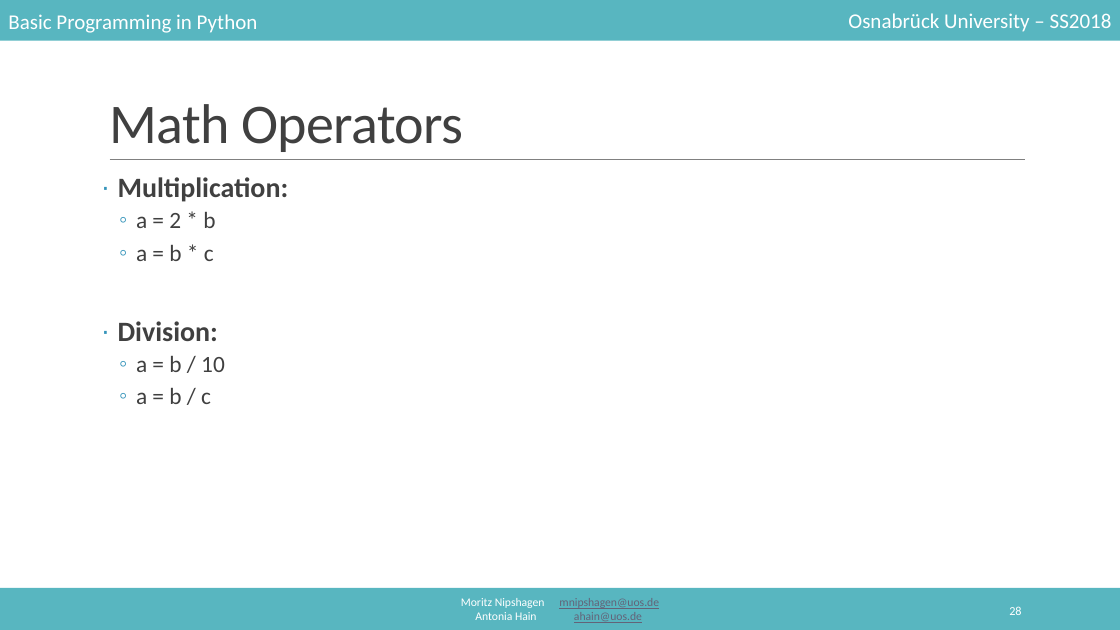
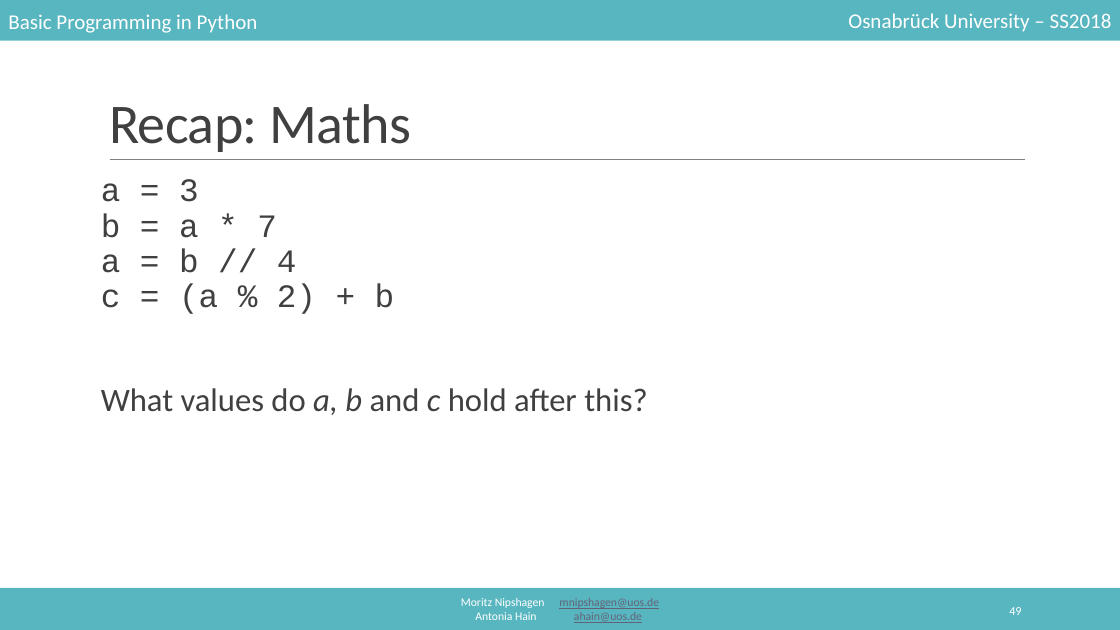
Before and after one commit to mnipshagen/monty, a slide deck: slide 49 of 2018/02/Syntax_and_variables.pptx (slide 28 before the commit). Drawn at 1120x630 pixels with LibreOffice and Linux fonts; fonts in the diff are those of the drawing. Boxes give left, top, right and bottom in pixels: in the first picture for what was removed or moved away, otherwise in the second. Text is boxed around its words. In the diff, an @@ line names an element or a change of style, - is before the commit and + after.

```diff
--- a/2018/02/Syntax_and_variables.pptx
+++ b/2018/02/Syntax_and_variables.pptx
@@ title at bbox=[109, 104, 411, 152]: text changed @@
-Math Operators
+Recap: Maths
@@ text at bbox=[101, 179, 647, 415]: text changed; size 24 to 28 pt; bold off @@
-· Multiplication:
-  ◦ a = 2 * b
-  ◦ a = b * c
-· Division:
-  ◦ a = b / 10
-  ◦ a = b / c
+a = 3
+b = a * 7
+a = b // 4
+c = (a % 2) + b
+What values do a, b and c hold after this?
@@ page number at bbox=[1009, 607, 1021, 615]: text changed @@
-28
+49
```
Also in this commit, not shown: 20 other slides changed, 31 slides added, 1 other file.
